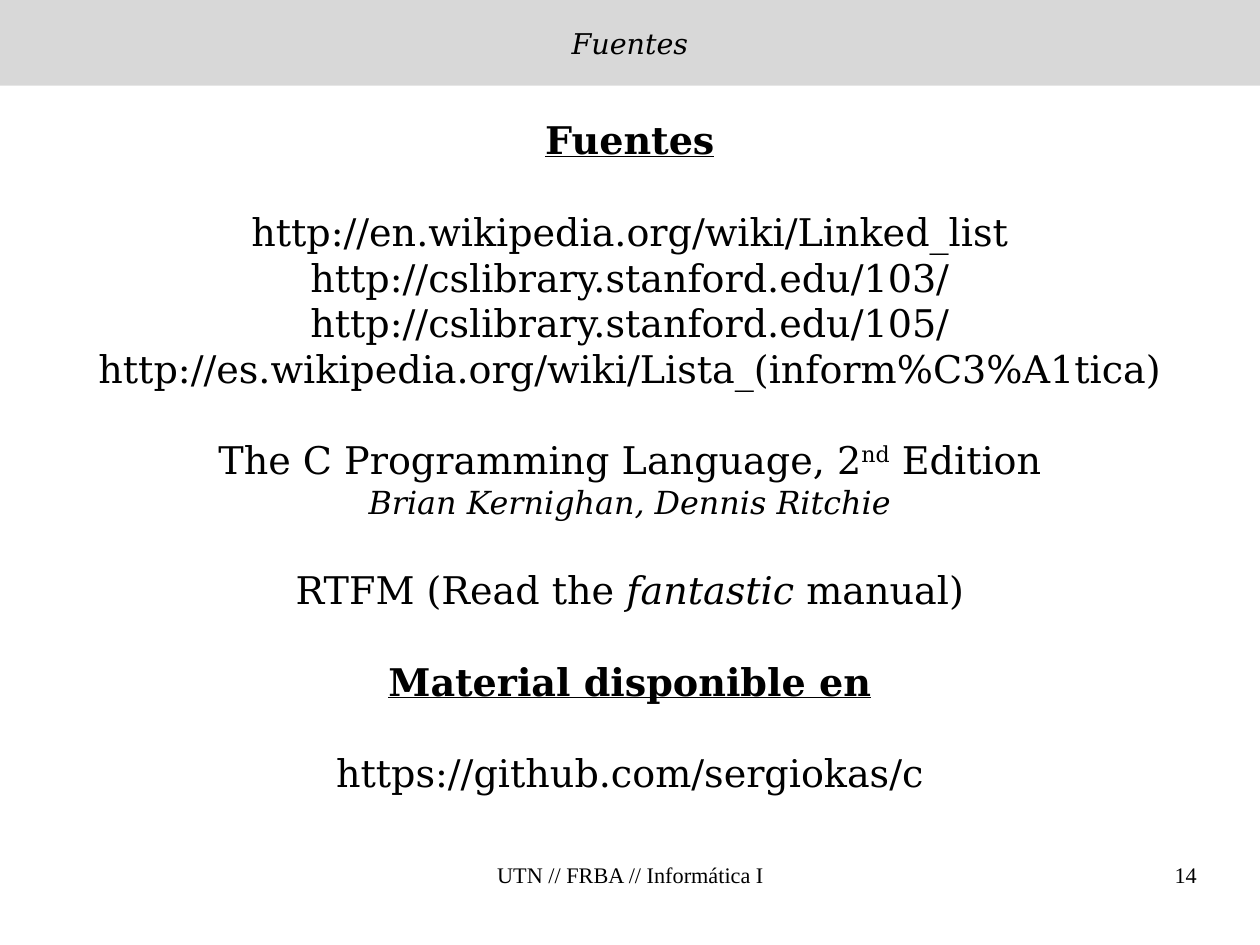
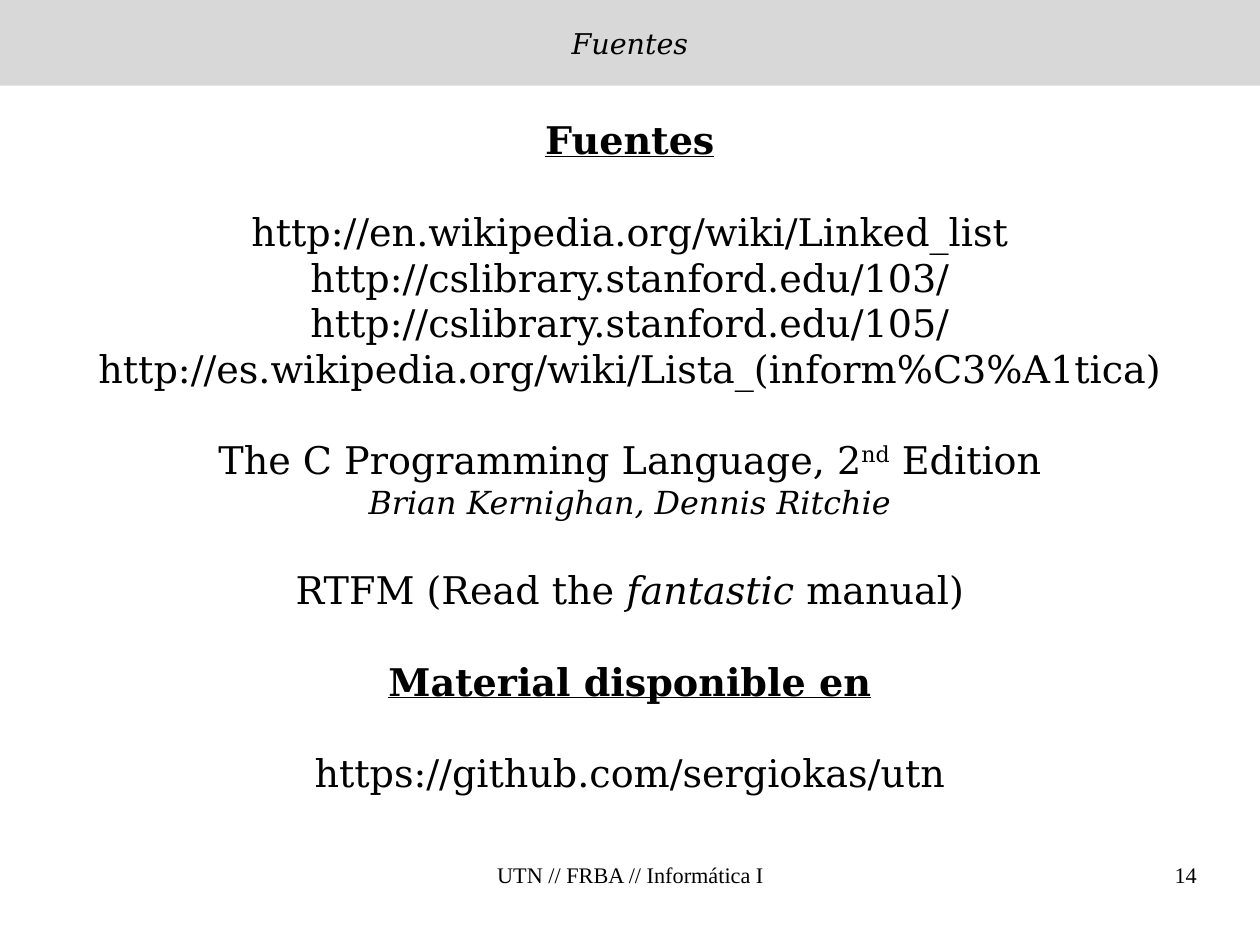
Before and after one commit to sergiokas/utn, a slide deck: slide 14 of linked-lists/slides/Listas.odp. Drawn at 1260x945 pixels with LibreOffice and Linux fonts; fonts in the diff are those of the drawing. Boxes give left, top, right and bottom in pixels: in the first picture for what was removed or moved away, otherwise in the second. Text is boxed around its words. In the diff, an @@ line names an element or a change of style, - is before the commit and + after.

```diff
--- a/linked-lists/slides/Listas.odp
+++ b/linked-lists/slides/Listas.odp
@@ text at (315, 758, 945, 795): text changed @@
-https://github.com/sergiokas/c
+https://github.com/sergiokas/utn
```
Also in this commit, not shown: 3 other slides changed, 1 other file.
